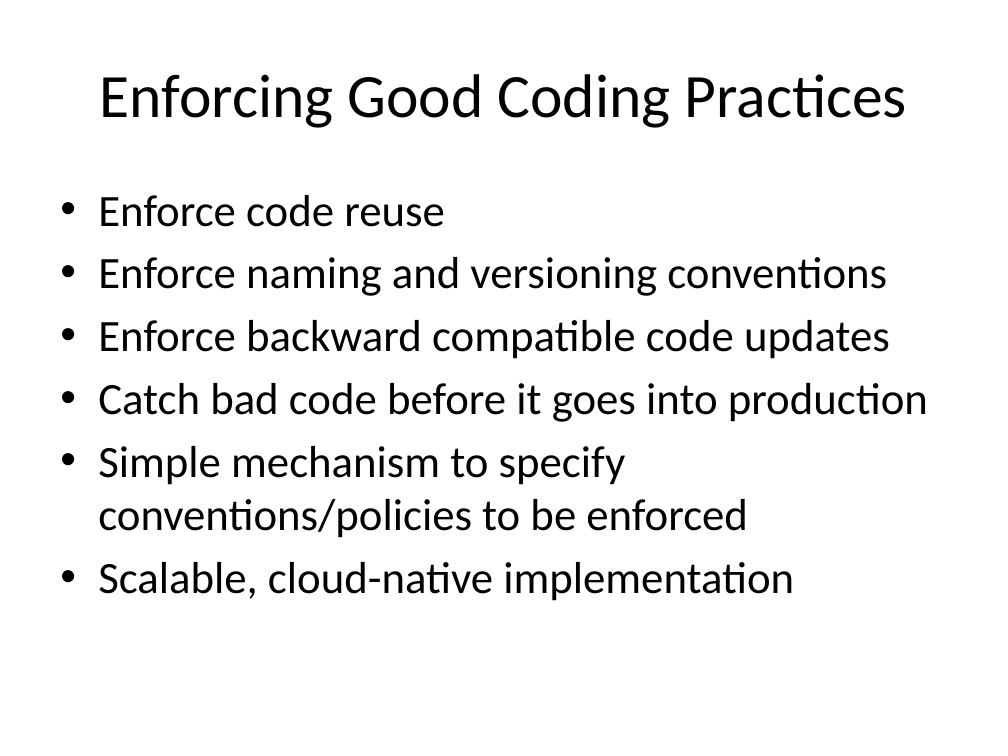
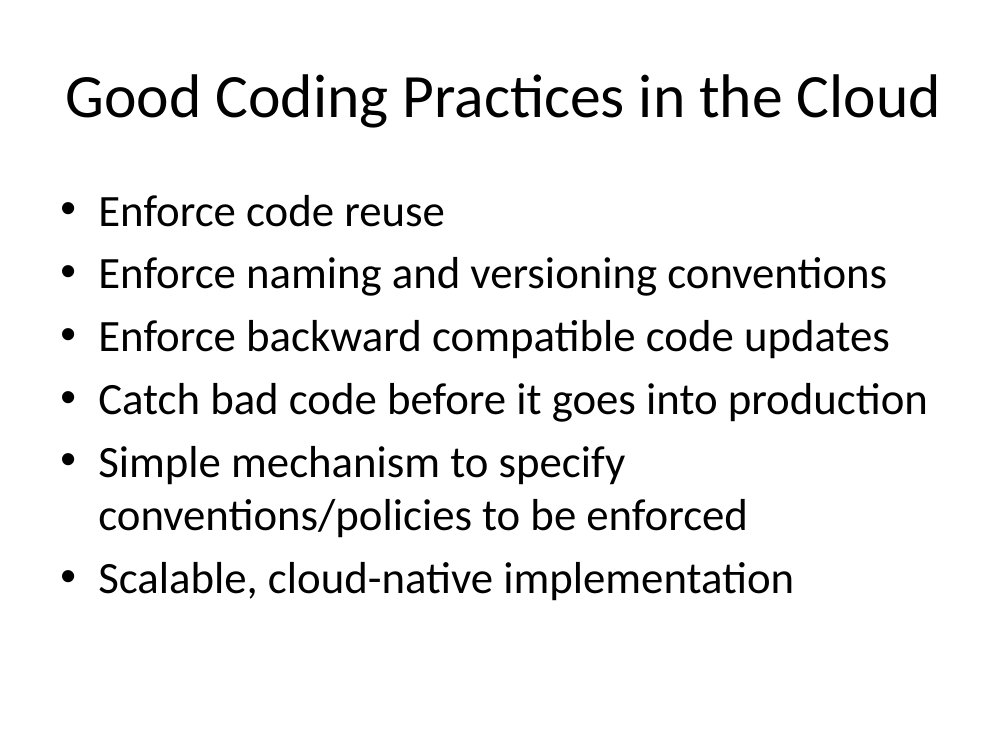
Before and after one commit to Dithn/eager-appscale, a slide deck: slide 17 of Eager/elk-experiment/appserver/system_design.pptx (slide 18 before the commit). Drawn at 1008x756 pixels with LibreOffice and Linux fonts; fonts in the diff are those of the drawing. Boxes give left, top, right and bottom in pixels: in the first picture for what was removed or moved away, otherwise in the second. Text is boxed around its words. In the diff, an @@ line names an element or a change of style, - is before the commit and + after.

```diff
--- a/Eager/elk-experiment/appserver/system_design.pptx
+++ b/Eager/elk-experiment/appserver/system_design.pptx
@@ title at (66, 74, 941, 128): text changed @@
-Enforcing Good Coding Practices
+Good Coding Practices in the Cloud
```
Also in this commit, not shown: 7 other slides changed, 2 slides added, 1 slide removed.
